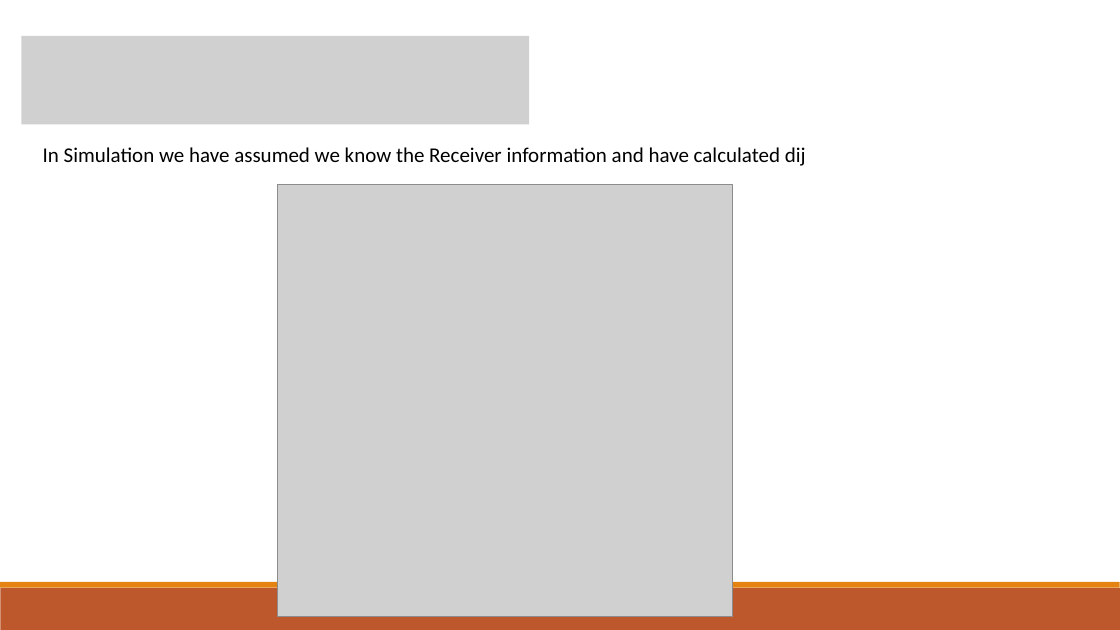
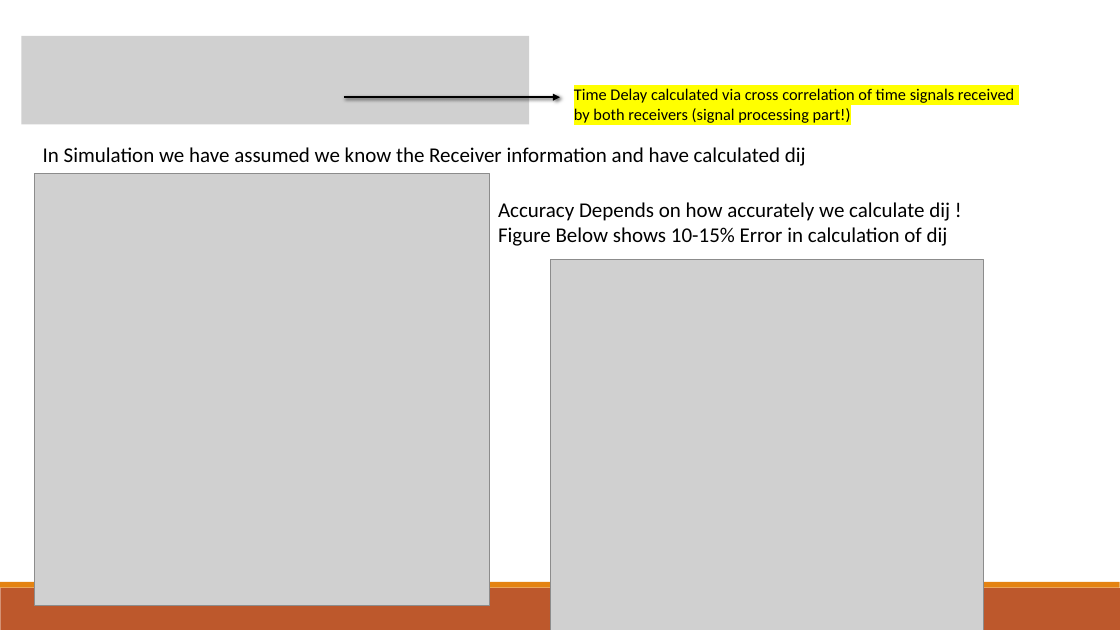
Before and after one commit to DivyanshDiplo/TDOA-analysis-BTP, a slide deck: slide 4 of Localization of Transmitter using TDOA analysis.pptx. Drawn at 1120x630 pixels with LibreOffice and Linux fonts; fonts in the diff are those of the drawing; grey boxes stand for pictures. Boxes give left, top, right and bottom in pixels: in the first picture for what was removed or moved away, otherwise in the second. Text is boxed around its words. In the diff, an @@ line names an element or a change of style, - is before the commit and + after.

```diff
--- a/Localization of Transmitter using TDOA analysis.pptx
+++ b/Localization of Transmitter using TDOA analysis.pptx
@@ text added at (x1=574, y1=88, x2=1014, y2=123), 14 pt, text #000000 @@
+Time Delay calculated via cross correlation of time signals received
+by both receivers (signal processing part!)
@@ arrow added from (344, 97) to (560, 97), #000000 2 pt @@
@@ picture moved from (x1=277, y1=185, x2=733, y2=618) to (x1=34, y1=173, x2=490, y2=606) @@
@@ text added at (x1=498, y1=202, x2=950, y2=246), 18 pt, text #000000 @@
+Accuracy Depends on how accurately we calculate dij !
+Figure Below shows 10-15% Error in calculation of dij
@@ picture added at (x1=550, y1=260, x2=984, y2=630) @@
```
Also in this commit, not shown: 2 other slides changed, 2 slides added, 2 other files.
